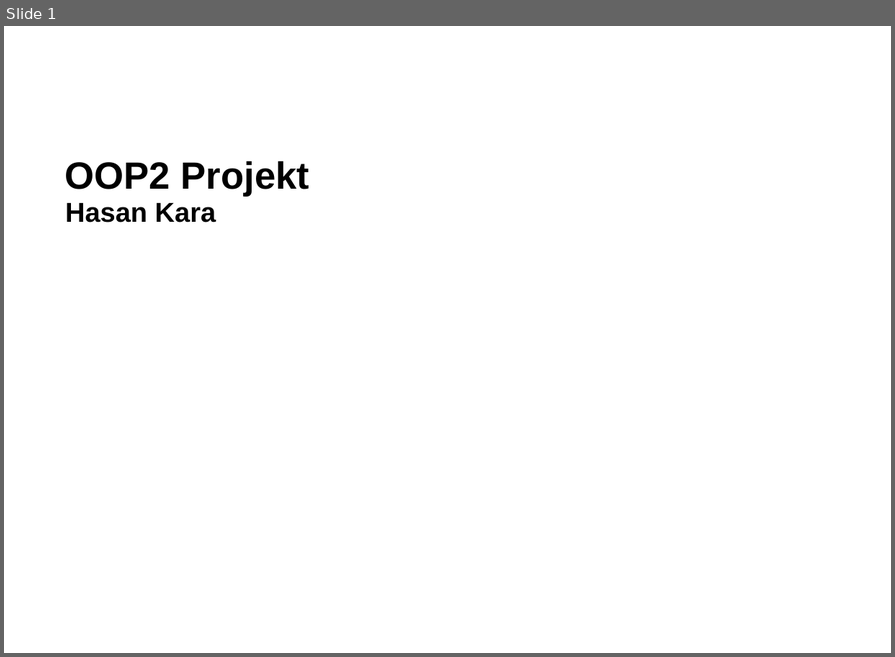
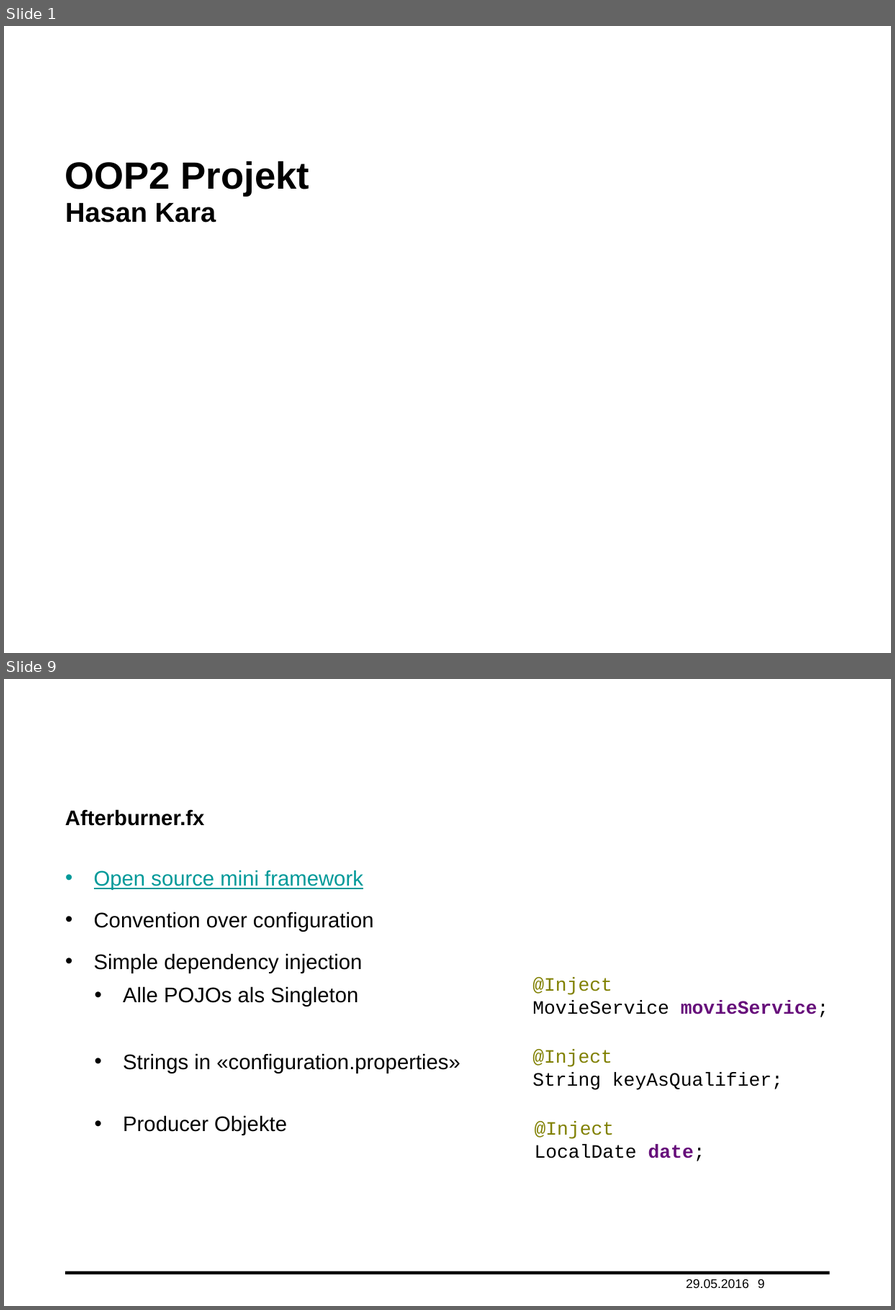
Before and after one commit to haisi/oop2Project, a slide deck: presentation.pptx. Shown one above the other, each under a label of ours: slide 1 before the commit, slides 1 and 9 after it; the slides between them are not shown. The pictures are 895x657 and 895x1310 pixels, drawn with LibreOffice and Linux fonts; fonts in the diff are those of the drawing; background and template pictures are left out. Boxes give left, top, right and bottom in pixels: in the first picture for what was removed or moved away, otherwise in the second. Text is boxed around its words. In the diff, an @@ line names an element or a change of style, - is before the commit and + after.

```diff
--- a/presentation.pptx
+++ b/presentation.pptx
@@ slide 9 added at <box>4,679,891,1306</box>, background #FFFFFF @@
@@ title added at <box>65,809,205,826</box>, 20 pt, text #000000, bold @@
+Afterburner.fx
@@ text added at <box>94,870,460,1135</box>, 20 pt, text #000000 @@
+• Open source mini framework
+• Convention over configuration
+• Simple dependency injection
+  • Alle POJOs als Singleton
+  • Strings in «configuration.properties»
+  • Producer Objekte
@@ text added at <box>532,978,828,1017</box>, 18 pt, text #000000 @@
+@Inject
+MovieService movieService;
@@ text added at <box>532,1050,783,1090</box>, 18 pt, text #000000 @@
+@Inject
+String keyAsQualifier;
@@ text added at <box>535,1122,705,1161</box>, 18 pt, text #000000 @@
+@Inject
+LocalDate date;
@@ line added from (65, 1273) to (830, 1273), #000000 3 pt @@
@@ text added at <box>686,1279,749,1288</box>, 12 pt, text #000000 @@
+29.05.2016
@@ page number added at <box>758,1279,765,1288</box>, 12 pt, text #000000 @@
+9
```
Also in this commit, not shown: 9 slides changed, 2 other slides added.
